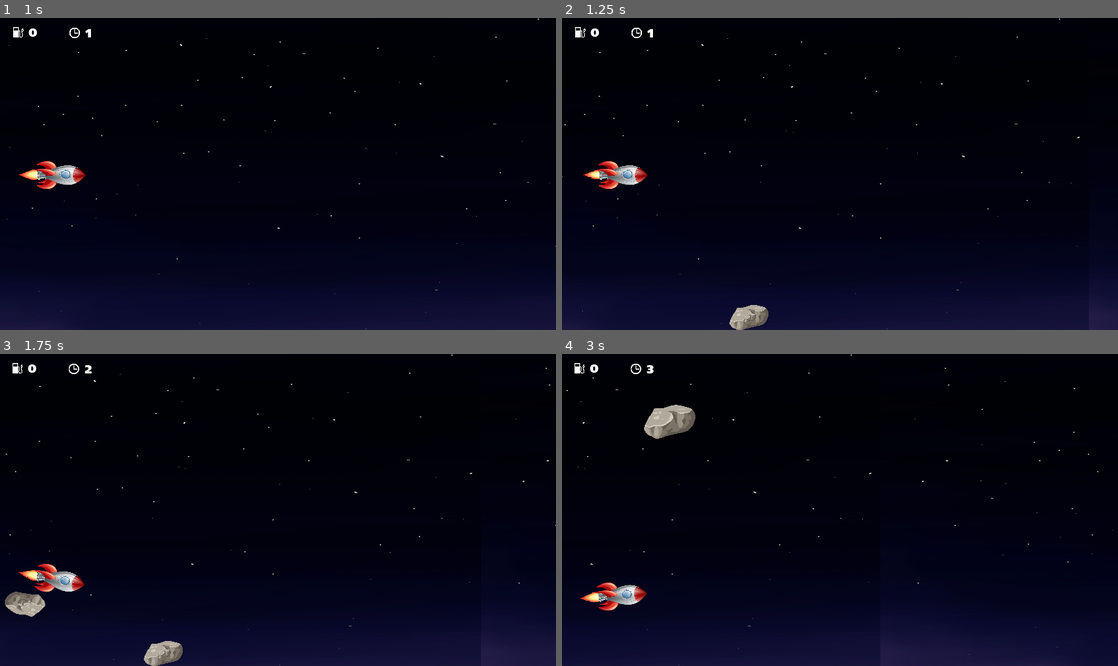
Above: before the commit, frames 1-4 (two rows, left to right).
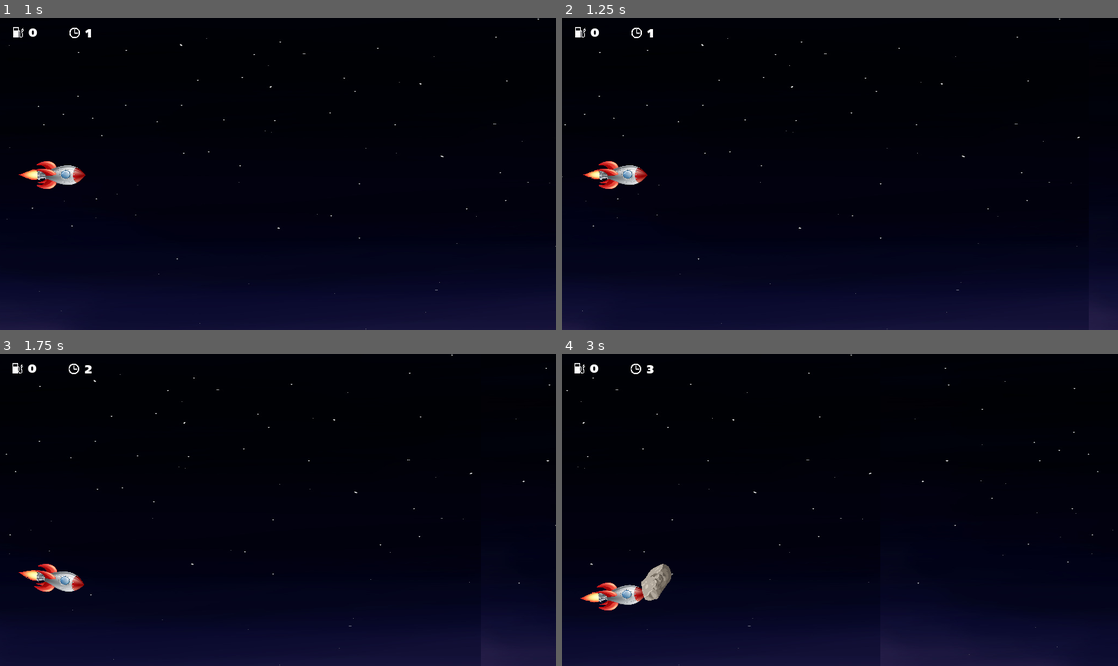
Above: after the commit, the same moments.

Repository: MuskalaMarcin/RocketZero
Game: Godot game, scene res://Main.tscn
Same seed, same stepped clock (60 frames per second), same inputs: the game is played once before the commit and once after it.
Inputs:
- Up to frame 1 (1 s): hold Right (ui_right) from 0.53 s (still down)
- Up to frame 2 (1.25 s): keep holding Right (ui_right)
- Up to frame 3 (1.75 s): release Right (ui_right) at 1.28 s; hold Down (ui_down) from 1.28 s (still down)
- Up to frame 4 (3 s): release Down (ui_down) at 2.03 s; hold Right (ui_right) 2.03-2.78 s; hold Up (ui_up) from 2.78 s (still down)

Frame 1 is identical in both runs. In frame 2, 0.4% of the frame differs, in the area x 30-38%, y 91-100%; in frame 3, 0.8%; in frame 4, 1.1%, in the area x 14-24%, y 16-80%.

Commit message:
increase difficulty, small rocks size, angle and speed

Diff:
--- a/Rock.gd
+++ b/Rock.gd
@@ -12,10 +12,10 @@
 		_generate_rock_from_top();
 
 func _generate_rock_from_top():
-	_generateRock(-300, 10.0);
+	_generateRock(-300, _getGravityScaleFromTop());
 
 func _generate_rock_from_bottom():
-	_generateRock(1000, -10.0);
+	_generateRock(1000, _getGravityScaleFromBottom());
 
 func _generateRock(yPosition, gravityScale):
 	var sprite = Sprite.new();
@@ -24,12 +24,21 @@
 	var rockSize = _getRockSize();
 	sprite.set_scale(Vector2(rockSize, rockSize));
 	add_child(sprite);
-	self.position.x = rand_range(900, 1100);
+	self.position.x = rand_range(900, 1500);
 	self.position.y = yPosition;
 	self.gravity_scale = gravityScale;
 	self.contact_monitor = true;
 	self.contacts_reported = 5;
-	self.linear_velocity = Vector2(-150, 0);
+	self.linear_velocity = Vector2(_getRockVelocity(), 0);
+
+func _getGravityScaleFromBottom():
+	return rand_range(-10,-2);
+
+func _getGravityScaleFromTop():
+	return rand_range(2, 10);
 
 func _getRockSize():
-	return (rand_range(1,15))/100;
+	return (rand_range(0.5,22))/100;
+
+func _getRockVelocity():
+	return rand_range(-100,-300);
--- a/RocksScene.gd
+++ b/RocksScene.gd
@@ -1,13 +1,19 @@
 extends Node2D
 
 var _rock_timer = null;
-var _rock_generation_interval = 0.5; #start interval in seconds
+var _rock_generation_interval = 1.7; #start interval in seconds
 var _huge_rock_timer = null;
 var _huge_rock_generation_interval = 5;
+
+var _level_increase_interval_1 = 9;
+var _level_increase_interval_2 = 10;
+
+var global_timer = null;
 
 func _ready():
 	_start_rock_generator_job();
 	_start_huge_rock_generator_job();
+	global_timer = get_parent().get_child(1);
 
 func _start_rock_generator_job():
 	_rock_timer = Timer.new();
@@ -18,6 +24,7 @@
 	_rock_timer.start();
 
 func _generate_new_rock():
+	_increase_level_if_required();
 	var rock_scene = load("res://Rock.tscn");
 	var rock = rock_scene.instance();
 	if (randi() % 2 == 0):
@@ -39,3 +46,24 @@
 	var huge_rock = huge_rock_scene.instance();
 	huge_rock.init();
 	add_child(huge_rock);
+
+func _increase_level_if_required():
+	if (global_timer.getCurrentTime() % _level_increase_interval_1 == 0 or global_timer.getCurrentTime() % _level_increase_interval_2 == 0):
+		print("level increased");
+		if (_rock_generation_interval > 0.0 && _rock_generation_interval < 0.6):
+			_rock_generation_interval -= 0.05;
+			_rock_timer.set_wait_time(_rock_generation_interval);
+		elif (_rock_generation_interval >= 0.5 && _rock_generation_interval < 1.1):
+			_level_increase_interval_1 += 5;
+			_level_increase_interval_2 += 5;
+			_rock_generation_interval -= 0.1;
+			_rock_timer.set_wait_time(_rock_generation_interval);
+		elif (_rock_generation_interval >= 1):
+			_level_increase_interval_1 += 2;
+			_level_increase_interval_2 += 2;
+			_rock_generation_interval -= 0.2;
+			_rock_timer.set_wait_time(_rock_generation_interval);
+
+		if (_huge_rock_generation_interval > 0.0):
+			_huge_rock_generation_interval -= 0.2;
+			_huge_rock_timer.set_wait_time(_huge_rock_generation_interval);
--- a/TimerScene.gd
+++ b/TimerScene.gd
@@ -21,3 +21,6 @@
 func _setCurrentTime():
 	previousTime = currentTime;
 	get_node("TimerLabel").set_text(str(currentTime));
+
+func getCurrentTime():
+	return currentTime;
